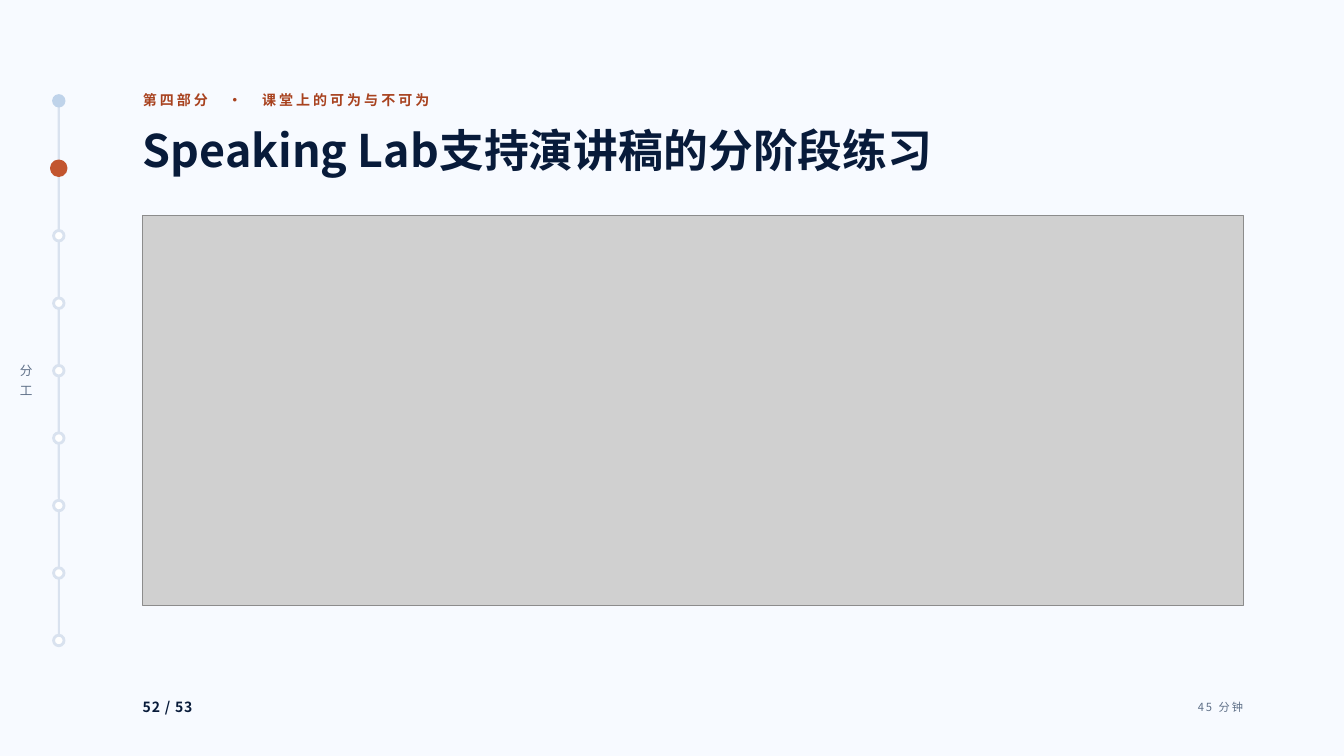
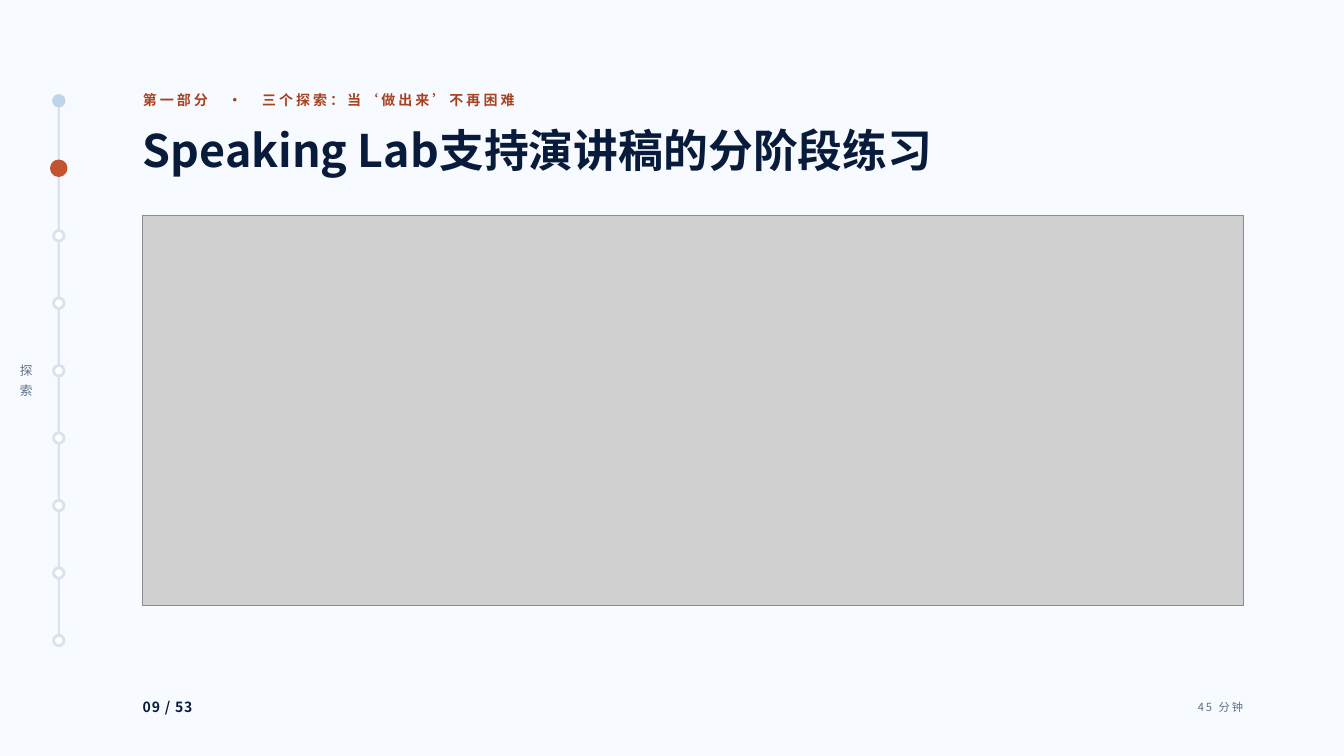
Before and after one commit to tonyxinvip/slides, a slide deck: slide 9 of student-ai-cognitive-division-2026/downloads/student-ai-cognitive-division-2026.pptx (slide 52 before the commit). Drawn at 1344x756 pixels with LibreOffice and Linux fonts; fonts in the diff are those of the drawing; grey boxes stand for pictures. Boxes give left, top, right and bottom in pixels: in the first picture for what was removed or moved away, otherwise in the second. Text is boxed around its words. In the diff, an @@ line names an element or a change of style, - is before the commit and + after.

```diff
--- a/student-ai-cognitive-division-2026/downloads/student-ai-cognitive-division-2026.pptx
+++ b/student-ai-cognitive-division-2026/downloads/student-ai-cognitive-division-2026.pptx
@@ text at [143, 93, 514, 107]: text changed @@
-第四部分 · 课堂上的可为与不可为
+第一部分 · 三个探索：当‘做出来’不再困难
@@ text at [20, 364, 33, 396]: text changed @@
-分
-工
+探
+索
@@ text at [143, 701, 192, 712]: text changed @@
-52 / 53
+09 / 53
```
Also in this commit, not shown: 43 other slides changed, 56 other files.
